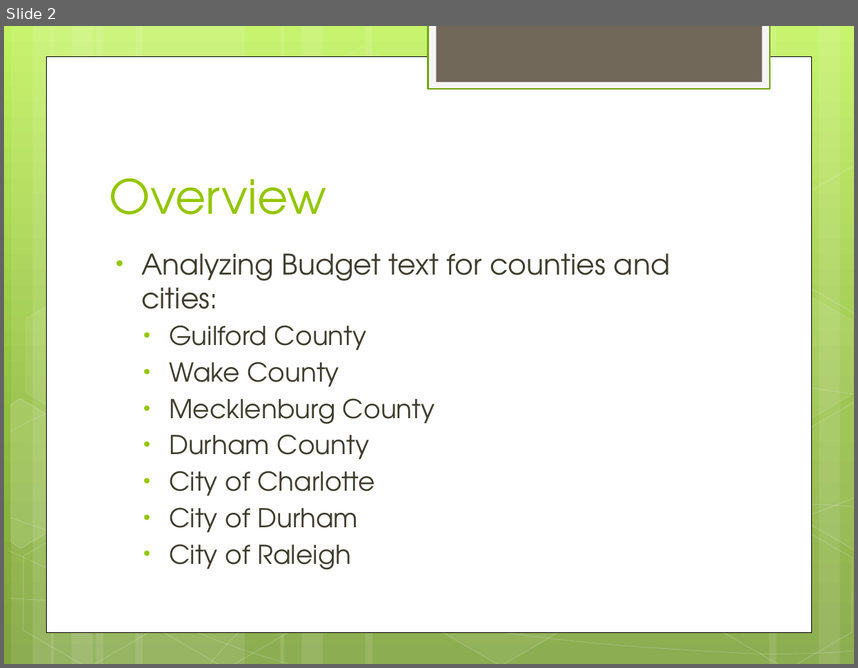
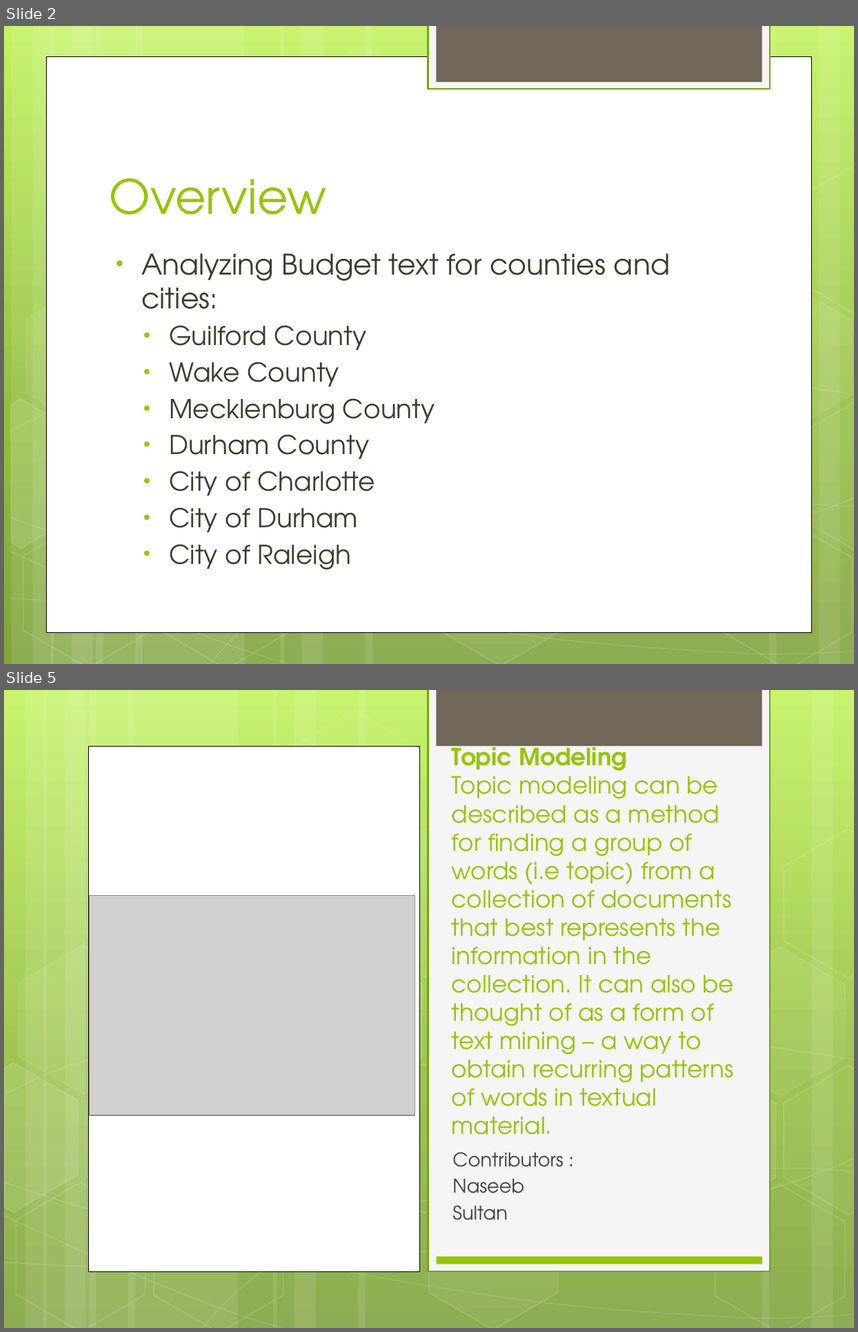
Before and after one commit to UNCG-CSE/Budget_Text_Analysis, a slide deck: doc/Project Review 1.pptx. Shown one above the other, each under a label of ours: slide 2 before the commit, slides 2 and 5 after it; the slides between them are not shown. The pictures are 858x668 and 858x1332 pixels, drawn with LibreOffice and Linux fonts; fonts in the diff are those of the drawing; grey boxes stand for pictures. Boxes give left, top, right and bottom in pixels: in the first picture for what was removed or moved away, otherwise in the second. Text is boxed around its words. In the diff, an @@ line names an element or a change of style, - is before the commit and + after.

```diff
--- a/doc/Project Review 1.pptx
+++ b/doc/Project Review 1.pptx
@@ slide 5 added at [4,690,854,1328], background gradient #C3F35F to #93BF3F to #81A53E; not listed: 1 template element that a slide beside it also shows @@
@@ rectangle added at [428,690,770,1272], fill #F5F5F5, outline #74A510 1.25 pt @@
@@ rectangle added at [88,746,419,1272], fill #FFFFFF, outline #000000 0.25 pt @@
@@ title added at [452,740,735,1134], 20 pt, text #94C600 @@
+Topic Modeling
+Topic modeling can be described as a method for finding a group of words (i.e topic) from a collection of documents that best represents the information in the collection. It can also be thought of as a form of text mining – a way to obtain recurring patterns of words in textual material.
@@ group added at [4,690,854,1328]: 13 hexagons, 12 rectangles, 8 freeform shapes @@
@@ picture added at [89,896,415,1115] @@
@@ text added at [452,1152,563,1220], 16 pt, text #424242 @@
+Contributors :
+Naseeb
+Sultan
@@ rectangle added at [437,1256,762,1264], fill #94C600 @@
```
Also in this commit, not shown: 1 slide changed, 5 other slides added, 1 other file.
